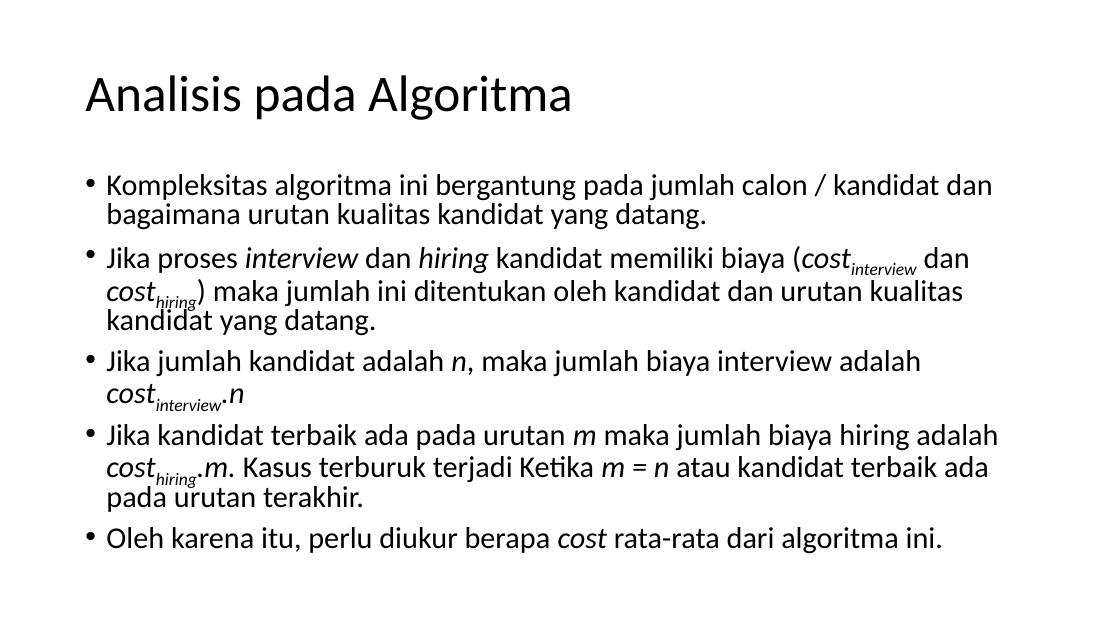
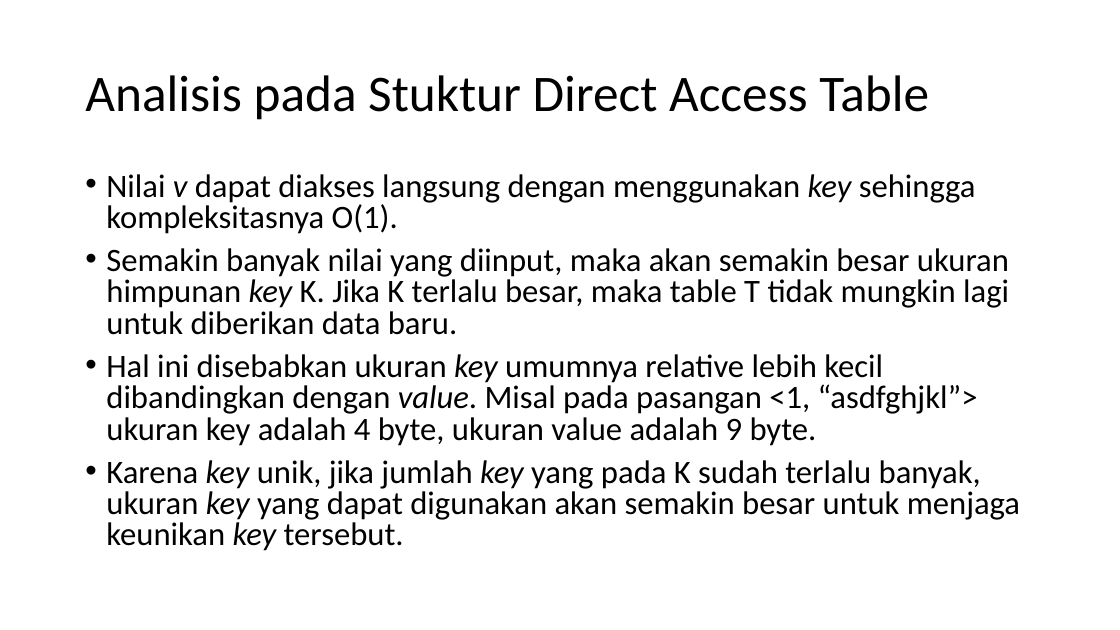
Before and after one commit to anwari32/books, a slide deck: slide 8 of Computer Science & Informatics/IF5020 Algoritma dan Pemrograman/23520050 Muhammad Anwari Leksono.pptx (slide 3 before the commit). Drawn at 1120x630 pixels with LibreOffice and Linux fonts; fonts in the diff are those of the drawing. Boxes give left, top, right and bottom in pixels: in the first picture for what was removed or moved away, otherwise in the second. Text is boxed around its words. In the diff, an @@ line names an element or a change of style, - is before the commit and + after.

```diff
--- a/Computer Science & Informatics/IF5020 Algoritma dan Pemrograman/23520050 Muhammad Anwari Leksono.pptx
+++ b/Computer Science & Informatics/IF5020 Algoritma dan Pemrograman/23520050 Muhammad Anwari Leksono.pptx
@@ title at (x1=85, y1=75, x2=929, y2=120): text changed @@
-Analisis pada Algoritma
+Analisis pada Stuktur Direct Access Table
@@ text at (x1=106, y1=174, x2=1020, y2=551): text changed; size 25.9 to 28 pt @@
-• Kompleksitas algoritma ini bergantung pada jumlah calon / kandidat dan bagaimana urutan kualitas kandidat yang datang.
-• Jika proses interview dan hiring kandidat memiliki biaya (costinterview dan costhiring) maka jumlah ini ditentukan oleh kandidat dan urutan kualitas kandidat yang datang.
-• Jika jumlah kandidat adalah n, maka jumlah biaya interview adalah costinterview.n
-• Jika kandidat terbaik ada pada urutan m maka jumlah biaya hiring adalah costhiring.m. Kasus terburuk terjadi Ketika m = n atau kandidat terbaik ada pada urutan terakhir.
-• Oleh karena itu, perlu diukur berapa cost rata-rata dari algoritma ini.
+• Nilai v dapat diakses langsung dengan menggunakan key sehingga kompleksitasnya O(1).
+• Semakin banyak nilai yang diinput, maka akan semakin besar ukuran himpunan key K. Jika K terlalu besar, maka table T tidak mungkin lagi untuk diberikan data baru.
+• Hal ini disebabkan ukuran key umumnya relative lebih kecil dibandingkan dengan value. Misal pada pasangan <1, “asdfghjkl”> ukuran key adalah 4 byte, ukuran value adalah 9 byte.
+• Karena key unik, jika jumlah key yang pada K sudah terlalu banyak, ukuran key yang dapat digunakan akan semakin besar untuk menjaga keunikan key tersebut.
```
Also in this commit, not shown: 3 other slides changed, 29 slides added, 14 slides removed, 28 other files.
